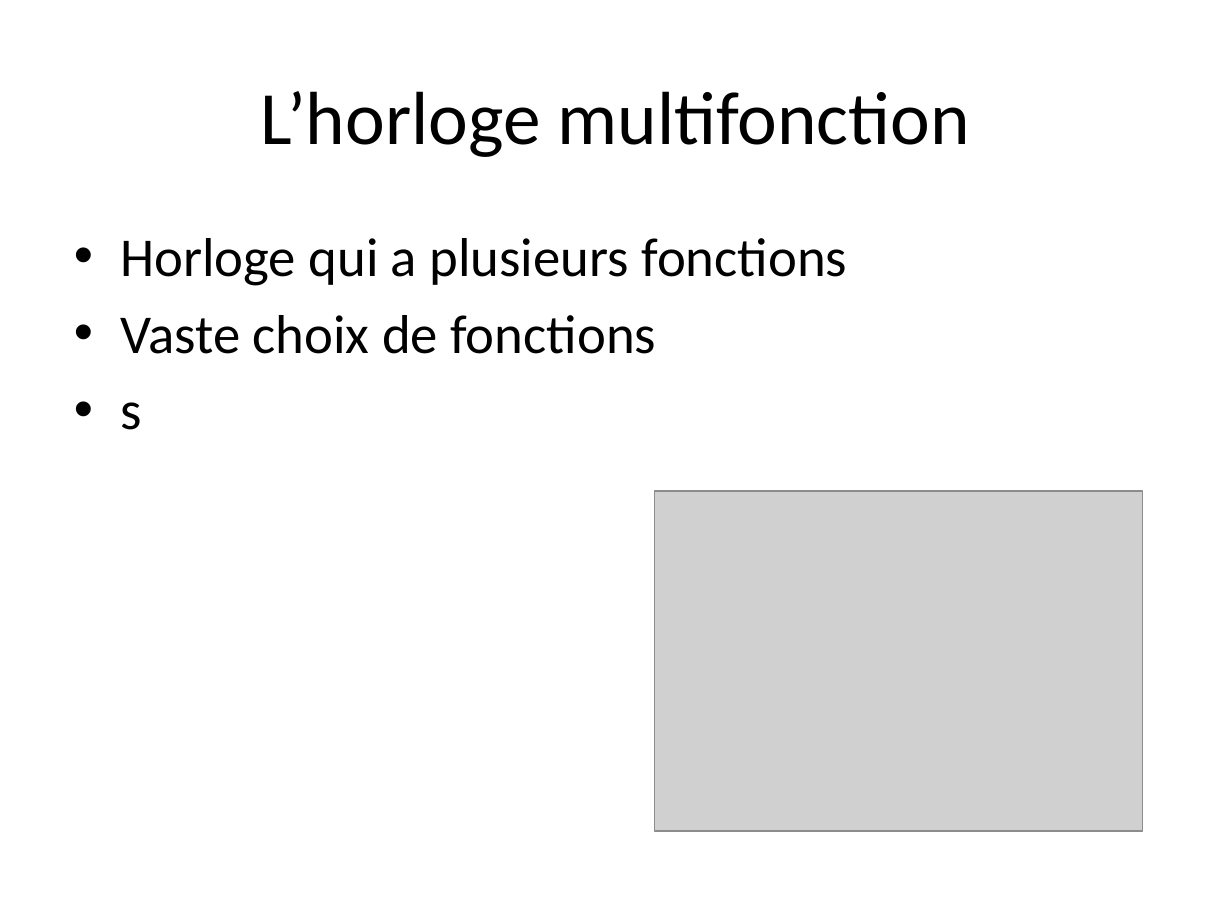
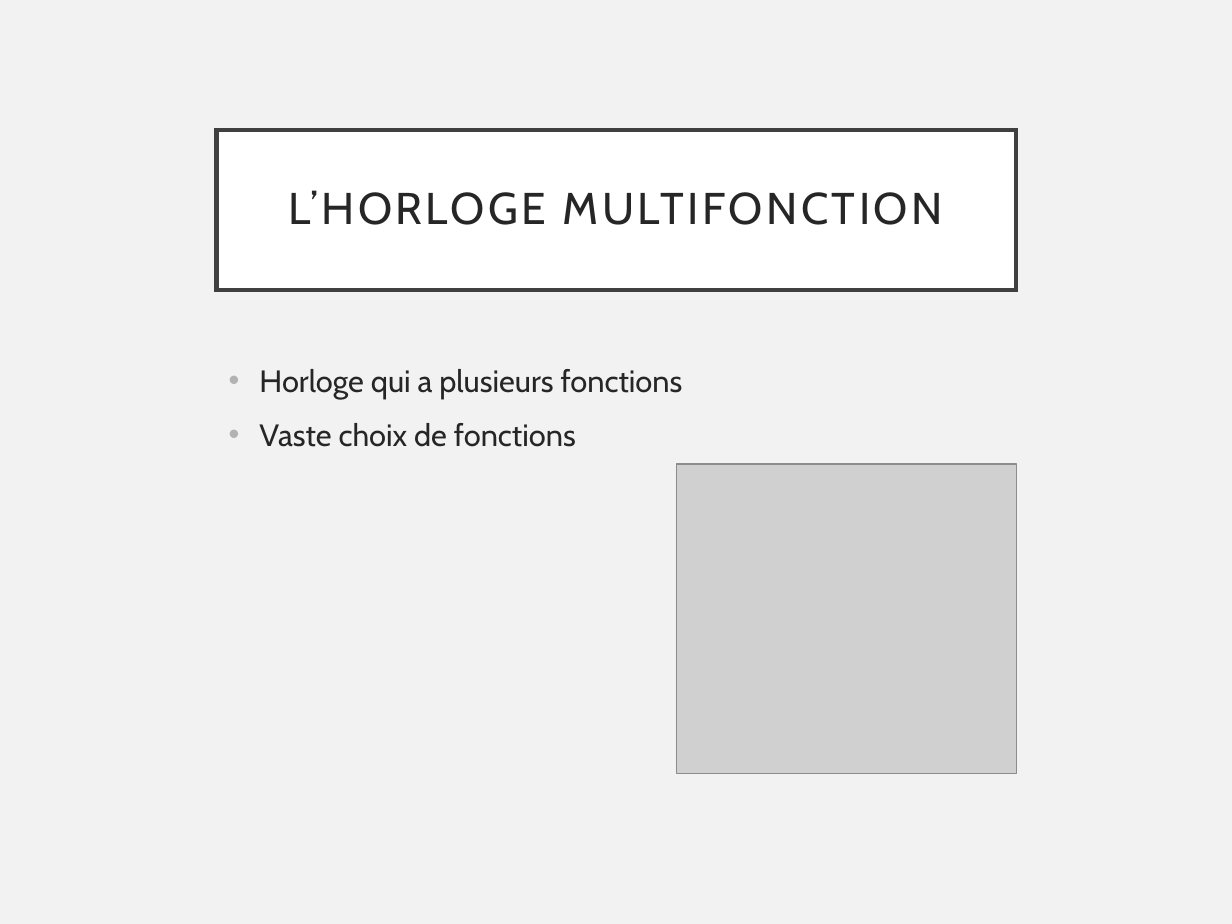
Before and after one commit to SvenWikberg/MultiClock, a slide deck: slide 3 of doc/MultiClock_presentation.pptx. Drawn at 1232x924 pixels with LibreOffice and Linux fonts; fonts in the diff are those of the drawing; grey boxes stand for pictures. Boxes give left, top, right and bottom in pixels: in the first picture for what was removed or moved away, otherwise in the second. Text is boxed around its words. In the diff, an @@ line names an element or a change of style, - is before the commit and + after.

```diff
--- a/doc/MultiClock_presentation.pptx
+++ b/doc/MultiClock_presentation.pptx
@@ background #FFFFFF to #F2F2F2 @@
@@ title "L’HORLOGE MULTIFONCTION": place and size @@
-title "L’HORLOGE MULTIFONCTION" at <box>261,91,970,157</box>
+title "L’HORLOGE MULTIFONCTION" at <box>217,129,1016,290</box>
@@ title "L’HORLOGE MULTIFONCTION" at <box>217,129,1016,290</box>: fill none to #FFFFFF; outline none to #404040 2.5 pt @@
@@ title at <box>289,190,943,225</box>: text changed; size 44 to 26 pt; font Calibri to Cabin; text colour #000000 to #262626 @@
-L’horloge multifonction
+L’HORLOGE MULTIFONCTION
@@ text "Horloge qui a plusieurs fonctions": place and size @@
-text "Horloge qui a plusieurs fonctions" at <box>120,238,847,430</box>
+text "Horloge qui a plusieurs fonctions" at <box>259,369,683,447</box>
@@ text "Horloge qui a plusieurs fonctions" at <box>259,369,683,447</box>: size 32 to 18 pt, font Calibri to Cabin, text colour #000000 to #262626; indent changed; more space between paragraphs @@
@@ text at <box>120,402,141,430</box>: paragraph removed @@
-• s
@@ picture: place and size @@
-picture at <box>654,492,1142,832</box>
+picture at <box>676,464,1016,774</box>
```
Also in this commit, not shown: 7 other slides changed, 1 slide added, 2 slides removed, 10 other files.
